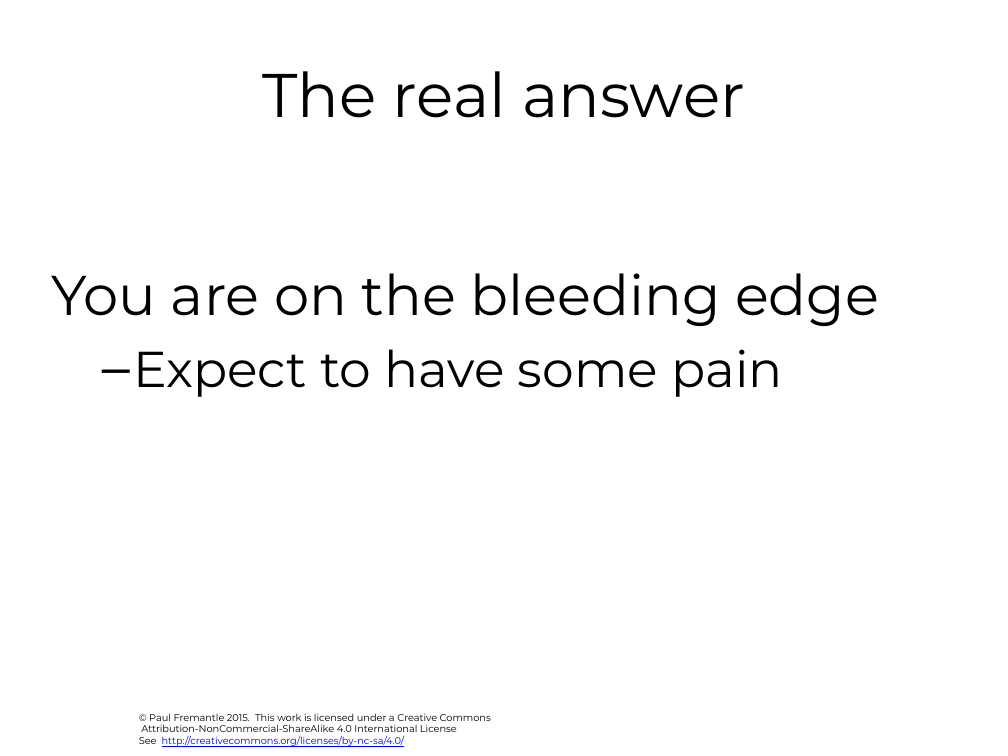
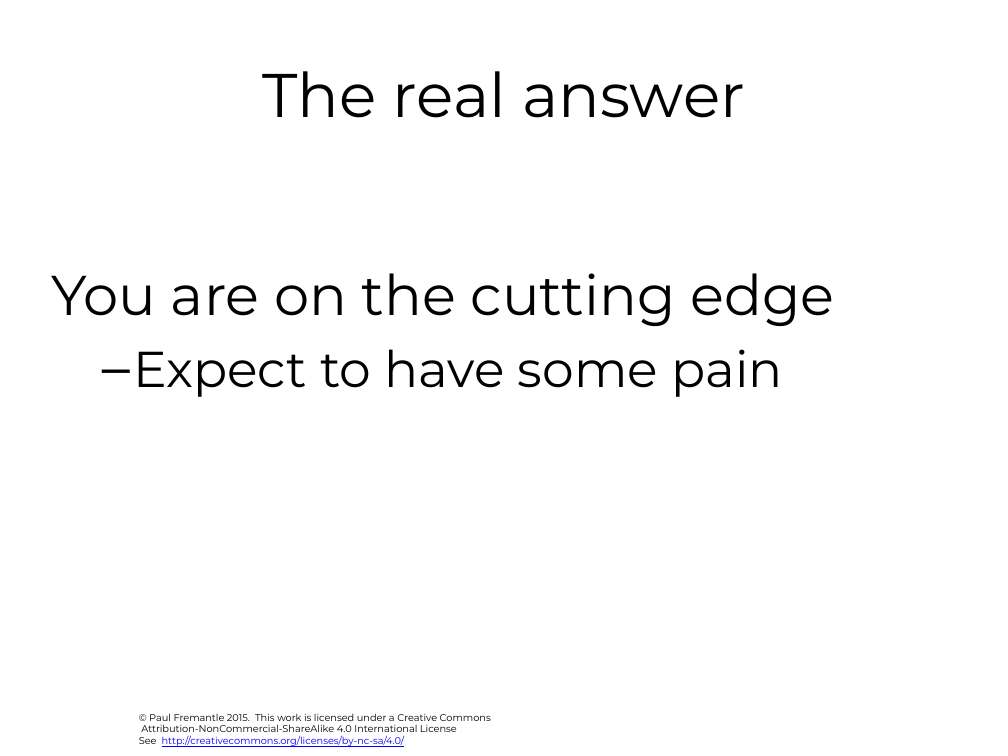
Before and after one commit to julieweeds/BigData, a slide deck: slide 18 of pres-source/11-recap-and-architecture.pptx. Drawn at 1008x756 pixels with LibreOffice and Linux fonts; fonts in the diff are those of the drawing; background and template pictures are left out. Boxes give left, top, right and bottom in pixels: in the first picture for what was removed or moved away, otherwise in the second. Text is boxed around its words. In the diff, an @@ line names an element or a change of style, - is before the commit and + after.

```diff
--- a/pres-source/11-recap-and-architecture.pptx
+++ b/pres-source/11-recap-and-architecture.pptx
@@ text at [51, 273, 834, 326]: text changed @@
-You are on the bleeding edge
+You are on the cutting edge
```
Also in this commit, not shown: 3 other slides changed, 9 other files.
